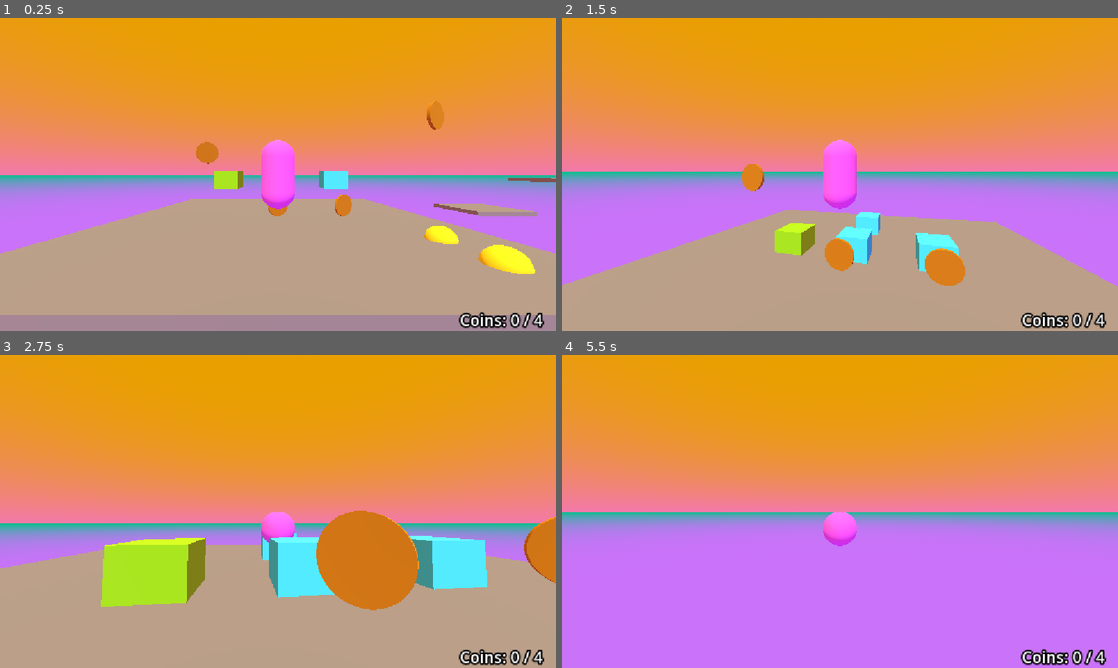
Above: before the commit, frames 1-4 (two rows, left to right).
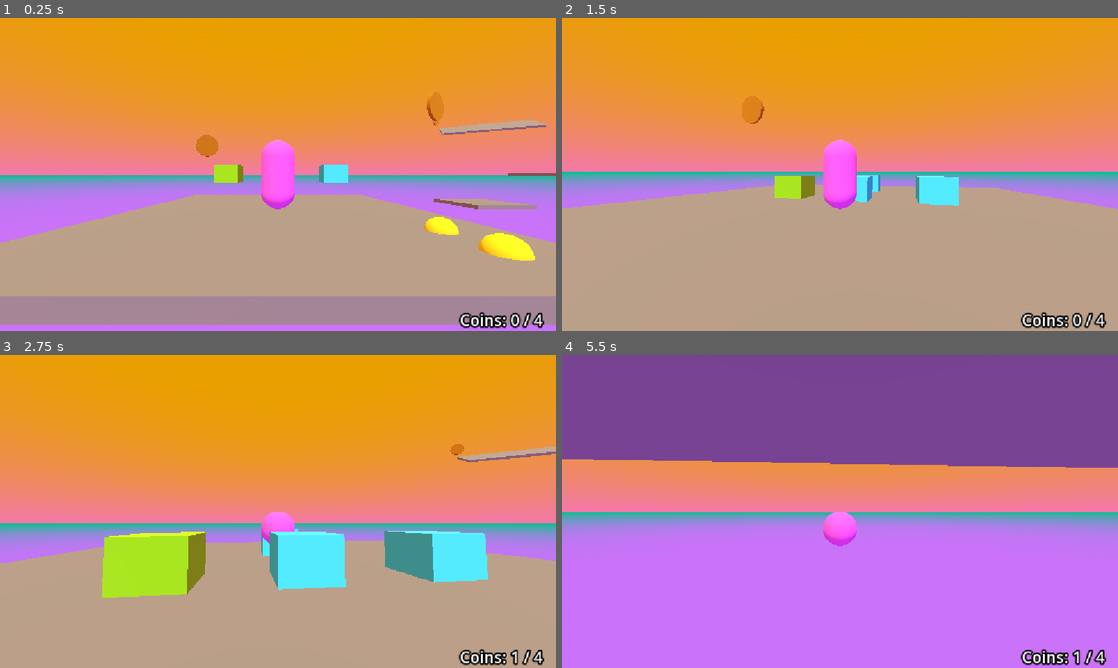
Above: after the commit, the same moments.

Repository: 17Dodecahedrons/Spieleentwicklungskurs
Game: Godot game, scene res://szenen/level_1.tscn
Two runs of this game, one before a commit and one after it. Both use one fixed random seed, a clock stepped at 60 frames per second and the inputs below.
Inputs (mouse positions are in pixels of both pictures, inside the frame that each line leads up to):
- Up to frame 1 (0.25 s): no input
- Up to frame 2 (1.5 s): move the mouse to (867, 174) at 0.52 s; hold Ctrl (crouch) 0.53-1.28 s; hold W (forward) from 0.53 s (still down); tap Space (jump) at 0.77 s; move the mouse to (812, 174) at 1.27 s; tap Shift (sprint) at 1.35 s
- Up to frame 3 (2.75 s): keep holding W (forward); tap Space (jump) at 1.52 s; move the mouse to (289, 505) at 2.02 s; hold Ctrl (crouch) from 2.03 s (still down)
- Up to frame 4 (5.5 s): keep holding W (forward); move the mouse to (834, 517) at 2.77 s; release Ctrl (crouch) at 2.78 s; tap Shift (sprint) at 2.85, 4.35 s; tap Space (jump) at 3.02, 3.77, 4.52 s; move the mouse to (878, 514) at 3.52 s; hold Ctrl (crouch) 3.53-4.28 s; move the mouse to (795, 508) at 4.27 s; move the mouse to (845, 511) at 5.02 s; hold Ctrl (crouch) from 5.03 s (still down)

The runs differ from the first frame. In frame 1, 13% of the frame differs, in the area x 0-100%, y 26-100%; in frame 2, 18%; in frame 3, 8.7%; in frame 4, 35%, in the area x 0-100%, y 0-100%.

Commit message:
adjusted level to look more exciting. increased gravitiy by 2

Diff:
--- a/skripte/steve.gd
+++ b/skripte/steve.gd
@@ -18,7 +18,7 @@
 	# Schwerkraft
 	var gravity = Vector3(0, -9.8, 0) # (X, Y, Z)
 	if not is_on_floor():
-		velocity += gravity * delta
+		velocity += gravity * delta * 2
 
 	# Sprinten
 	var neue_geschwindigkeit = SPIELER_GESCHWINDIGKEIT
--- a/szenen/level_1.tscn
+++ b/szenen/level_1.tscn
@@ -103,7 +103,7 @@
 transform = Transform3D(1, 0, 0, 0, 1, 0, 0, 0, 1, 5.7963223, 3.6131096, 2.0776038)
 
 [node name="Coin3" parent="Coins" unique_id=193274201 instance=ExtResource("6_rdh1c")]
-transform = Transform3D(1, 0, 0, 0, 1, 0, 0, 0, 1, 3.0710964, 0, 0)
+transform = Transform3D(1, 0, 0, 0, 1, 0, 0, 0, 1, 18.797842, 7.3831177, -14.682739)
 
 [node name="Coin4" parent="Coins" unique_id=1274407990 instance=ExtResource("6_rdh1c")]
 transform = Transform3D(1, 0, 0, 0, 1, 0, 0, 0, 1, -3.312204, 2.4657354, 0)
@@ -117,6 +117,12 @@
 transform = Transform3D(-1, 8.742278e-08, 0, -8.742278e-08, -1, 0, 0, 0, 1, 16.757, 3, 0)
 
 [node name="Plattform3" parent="Plattformen" unique_id=69547830 instance=ExtResource("7_qtk5y")]
-transform = Transform3D(1, 0, 0, 0, 1, 0, 0, 0, 1, 21.492954, 0, 0)
+transform = Transform3D(1, 0, 0, 0, 1, 0, 0, 0, 1, 21.492954, 2.9260254, 0)
+
+[node name="Plattform4" parent="Plattformen" unique_id=515545432 instance=ExtResource("7_qtk5y")]
+transform = Transform3D(2.535, 0, 0, 0, -0.8811345, -0.4728657, 0, 0.4728657, -0.8811345, 28.15665, 7.4206543, 0)
+
+[node name="Plattform5" parent="Plattformen" unique_id=1788874077 instance=ExtResource("7_qtk5y")]
+transform = Transform3D(2.1288085, -0.20547393, -0.50256586, 0, 0.92562515, -0.37844163, 1.3763719, 0.31780267, 0.7773092, 22.733494, 6.857971, -10.462639)
 
 [editable path="Boxen/Box2"]
